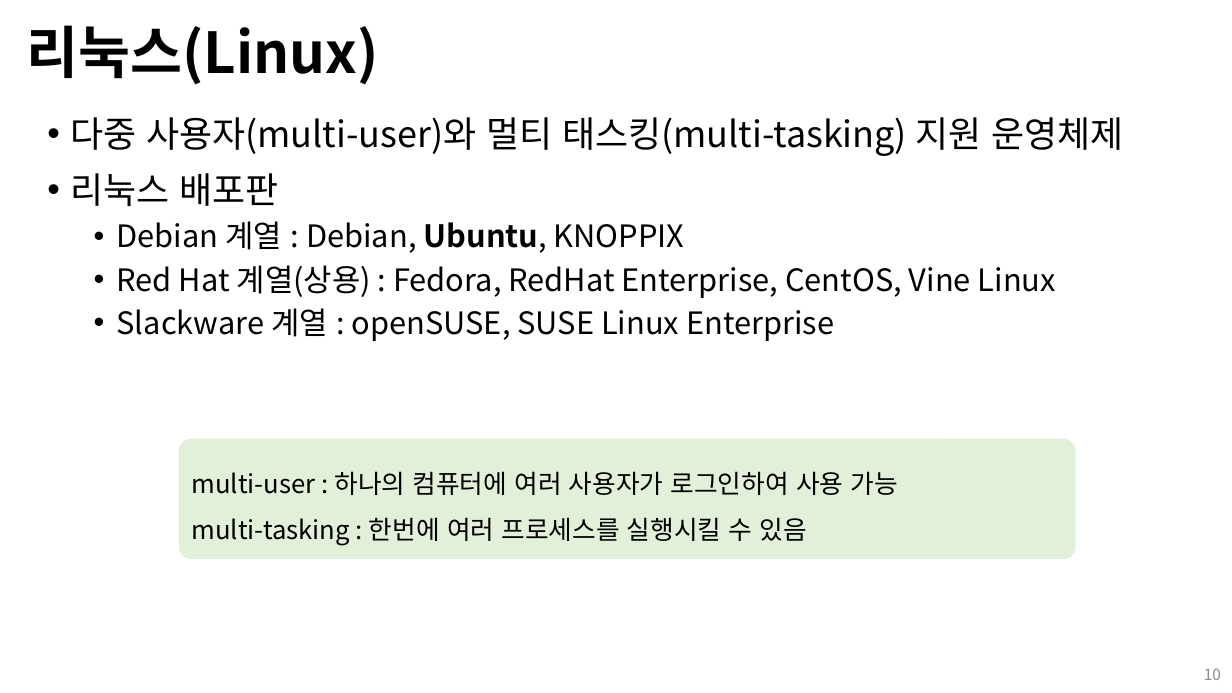
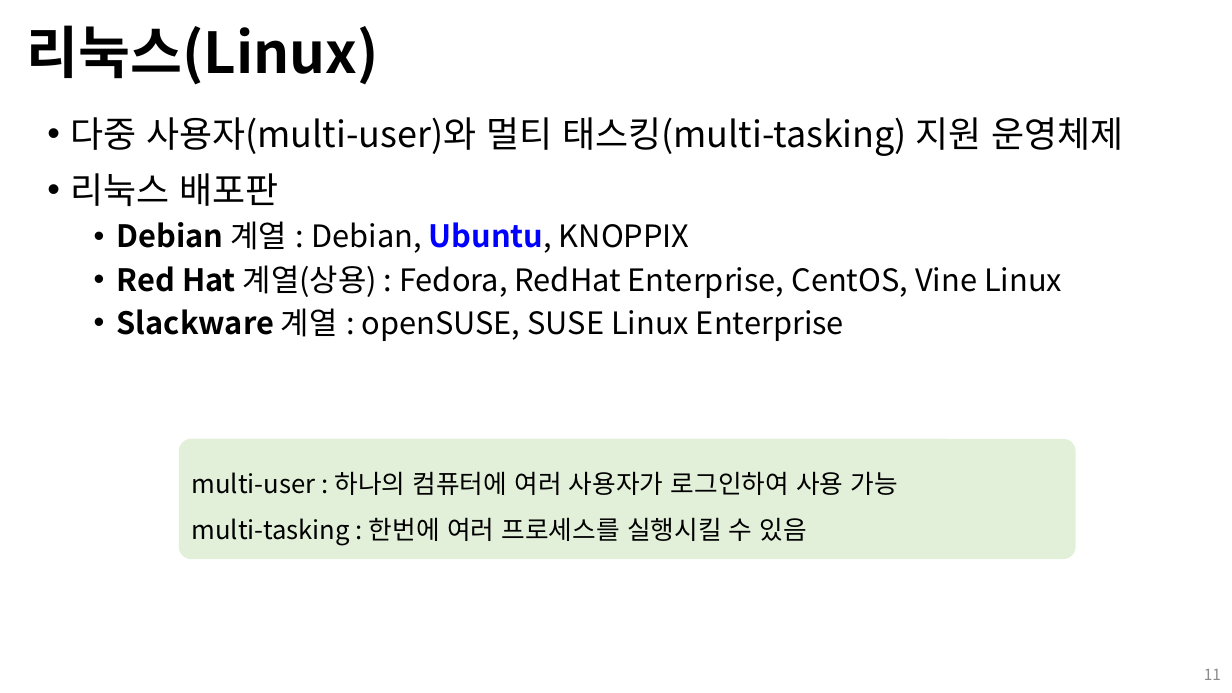
Before and after one commit to Open-Source-Programming/OpenSource-Lec, a slide deck: slide 11 of 01-linux.pptx (slide 10 before the commit). Drawn at 1232x693 pixels with LibreOffice and Linux fonts; fonts in the diff are those of the drawing. Boxes give left, top, right and bottom in pixels: in the first picture for what was removed or moved away, otherwise in the second. Text is boxed around its words. In the diff, an @@ line names an element or a change of style, - is before the commit and + after.

```diff
--- a/01-linux.pptx
+++ b/01-linux.pptx
@@ text at box(117, 221, 1062, 341): text colour #000000 to #0000FF in "Ubuntu,"; bold on in "Debian", "Red Hat", "Slackware" @@
@@ page number at box(1204, 669, 1221, 680): text changed @@
-10
+11
```
Also in this commit, not shown: 9 other slides changed, 1 slide added.
